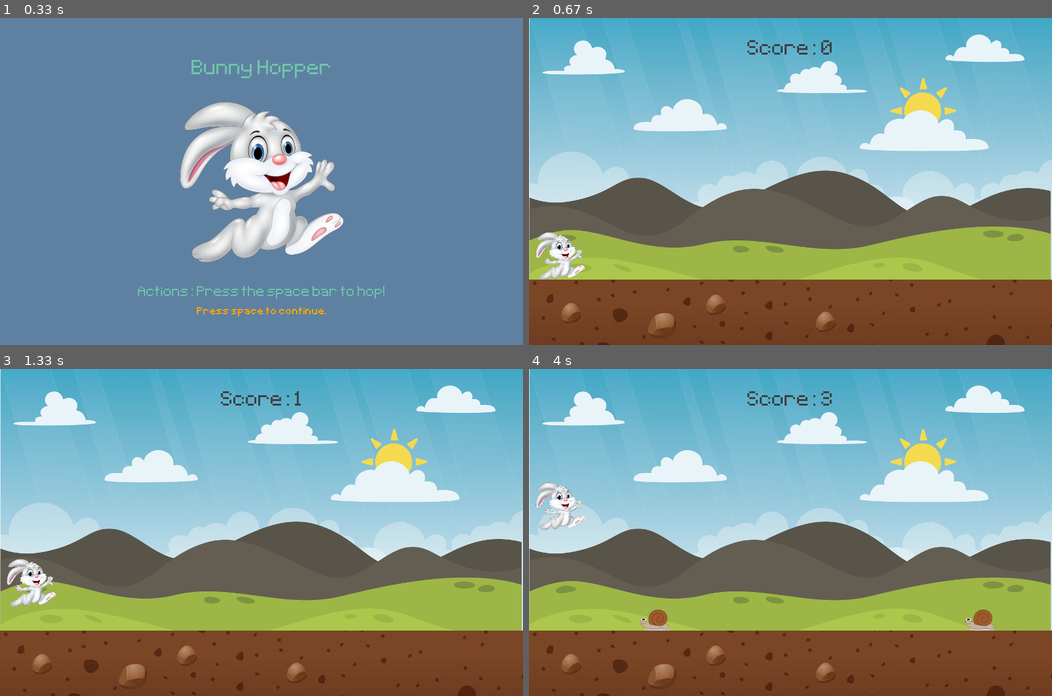
Above: before the commit, frames 1-4 (two rows, left to right).
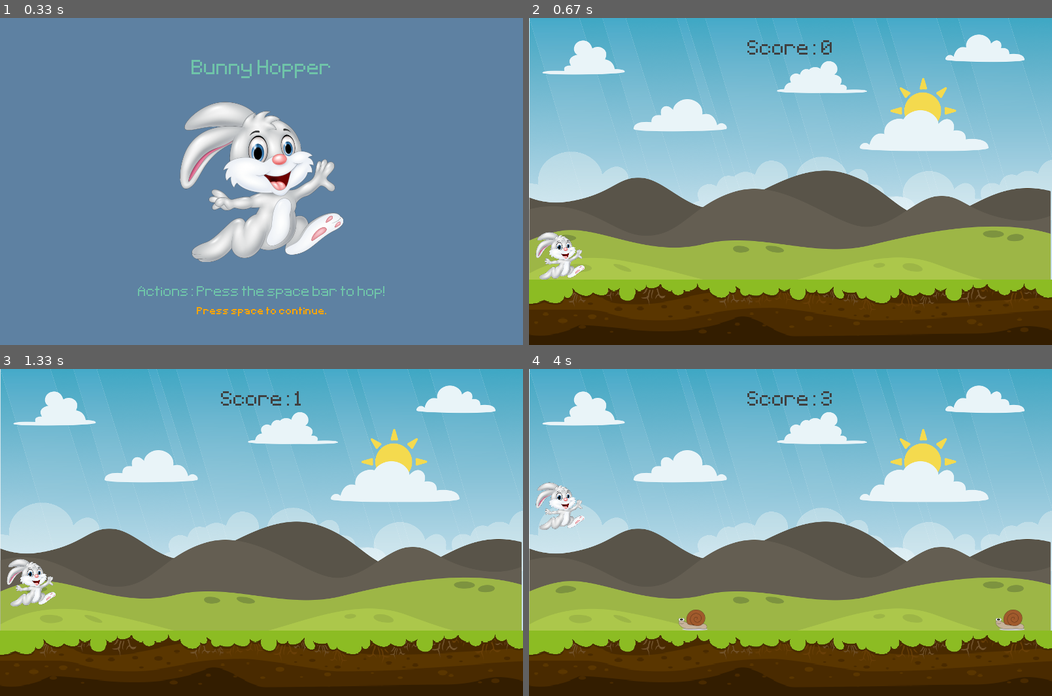
Above: after the commit, the same moments.

Repository: mkassy/pygame-intro
Game: pygame game, started from intro.py
The game is run twice, just before and just after one commit, with the same random seed, the same clock (stepped at 60 frames per second) and the same inputs.
Inputs (mouse positions are in pixels of both pictures, inside the frame that each line leads up to):
- Up to frame 1 (0.33 s): no input
- Up to frame 2 (0.67 s): tap Space at 0.33 s
- Up to frame 3 (1.33 s): click (31, 607) at 0.72 s
- Up to frame 4 (4 s): tap Space at 2, 2.4, 2.7, 3.23, 3.53 s

Frame 1 is identical in both runs. In frame 2, 20% of the frame differs, in the area x 0-100%, y 80-100%; in frame 3, 20%; in frame 4, 21%, in the area x 0-100%, y 73-100%.

Commit message:
Changed the ground image and added links to the image sources at the bottom.

Diff:
--- a/intro.py
+++ b/intro.py
@@ -35,8 +35,8 @@
 
 # Loading background images
 sky_surf = pygame.image.load('graphics/sky.png').convert() # convert alpha removes alpha values
-soil_surf = pygame.image.load('graphics/soil.jpg').convert() # convert makes game run faster
-
+ground_surf = pygame.image.load('graphics/ground3.png').convert() # convert makes game run faster
+ground_surf = pygame.transform.scale(ground_surf, (1000,100))
 # score_surf = test_font.render('My game', False, (64,64,64)) # test, AA, color(RGB or hex_color)
 # score_rect = score_surf.get_rect(center = (400,50))
 
@@ -95,14 +95,14 @@
 
         if event.type == obstacle_timer and game_active:
             if randint(0,2):
-                obstacle_rect_list.append(snail_surf.get_rect(bottomright = (randint(800,1200),400)))
+                obstacle_rect_list.append(snail_surf.get_rect(bottomright = (randint(900,1200),400)))
             else:
-                obstacle_rect_list.append(bee_surf.get_rect(bottomright = (randint(800,1200),310)))
+                obstacle_rect_list.append(bee_surf.get_rect(bottomright = (randint(900,1200),310)))
 
     if game_active:
         # draw all our elements
         screen.blit(sky_surf, (0,0))
-        screen.blit(soil_surf, (0,400))
+        screen.blit(ground_surf, (0,400))
         # pygame.draw.rect(screen,'#c0e8ec', score_rect) # takes 3+ arguments
         # pygame.draw.rect(screen, '#c0e8ec', score_rect, 10) # 4th arg is line width, 5th is border rounding
         # pygame.draw.line(screen, 'gold', (0,0), pygame.mouse.get_pos(), width=5)
@@ -152,8 +152,10 @@
 
 
 
-
+# Background Image Source: https://www.freevector.com/mountain-and-sky-landscape-18616
+# Ground Image Source: https://gallery.yopriceville.com/Free-Clipart-Pictures/Grass-Grounds-Coverings-PNG-Clipart/Ground_PNG_Clip_Art_Image#.Yo5iBGDMKJE
 # Bunny Image Source: https://www.pngitem.com/middle/ohxhiT_rabbit-cartoon-png-bunny-cartoon-png-transparent-png/
 # Bee Image Source: https://www.pngitem.com/middle/JTTTJb_bee-555px-bumble-bee-animation-hd-png-download/
 # Bee Image Source: https://www.pngitem.com/middle/hmRwhRi_teaching-and-learning-resources-honey-bee-animated-png/
 # Bee Image Source: https://www.pngitem.com/middle/JTThii_cute-bee-png-cute-bee-clipart-transparent-png/
+# Snail Image Source: https://www.pngitem.com/middle/wJiToo_cartoon-snail-public-domain-image-hd-photo-clipart/
Binary file added: graphics/ground.png
Binary file added: graphics/ground2.png
Binary file added: graphics/ground3.png
Not shown, changed: .DS_Store
Not shown, changed: graphics/.DS_Store
